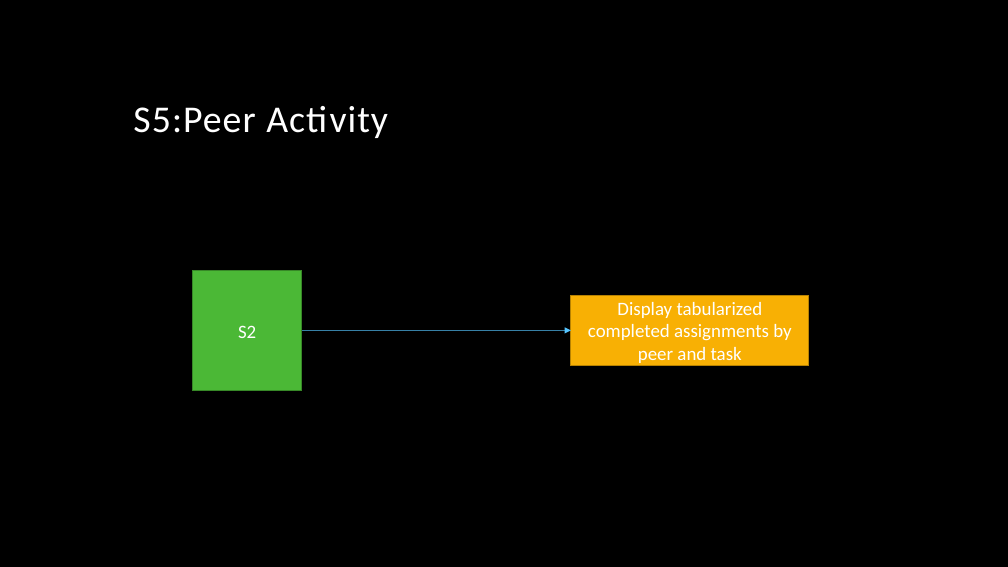
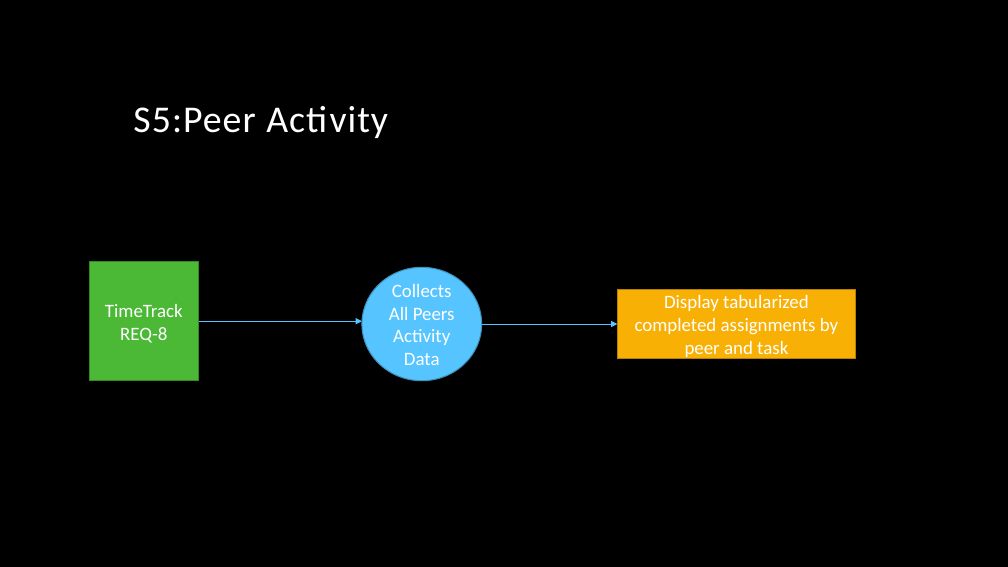
Before and after one commit to arnyboy101/InsemiTimeSheet, a slide deck: slide 6 of SubRoutine Diagrams/Notice Board.pptx. Drawn at 1008x567 pixels with LibreOffice and Linux fonts; fonts in the diff are those of the drawing; background and template pictures are left out. Boxes give left, top, right and bottom in pixels: in the first picture for what was removed or moved away, otherwise in the second. Text is boxed around its words. In the diff, an @@ line names an element or a change of style, - is before the commit and + after.

```diff
--- a/SubRoutine Diagrams/Notice Board.pptx
+++ b/SubRoutine Diagrams/Notice Board.pptx
@@ rectangle "TimeTrack" moved from (x1=193, y1=271, x2=302, y2=390) to (x1=89, y1=262, x2=198, y2=381) @@
@@ ellipse added at (x1=362, y1=268, x2=482, y2=381), fill #56C5FF, outline #4092BD 1 pt, 18 pt, text #FFFFFF @@
+Collects All Peers Activity Data
@@ rectangle "Display tabularized completed assignments by ..." moved from (x1=571, y1=296, x2=809, y2=365) to (x1=617, y1=290, x2=855, y2=359) @@
@@ text in rectangle at (x1=105, y1=304, x2=183, y2=343): text changed @@
-S2
+TimeTrack
+REQ-8
@@ arrow moved from (302, 330) - (571, 330) to (198, 321) - (362, 321) @@
@@ arrow added from (482, 324) to (617, 324), #56C5FF 0.5 pt @@
```
Also in this commit, not shown: 5 other slides changed.
